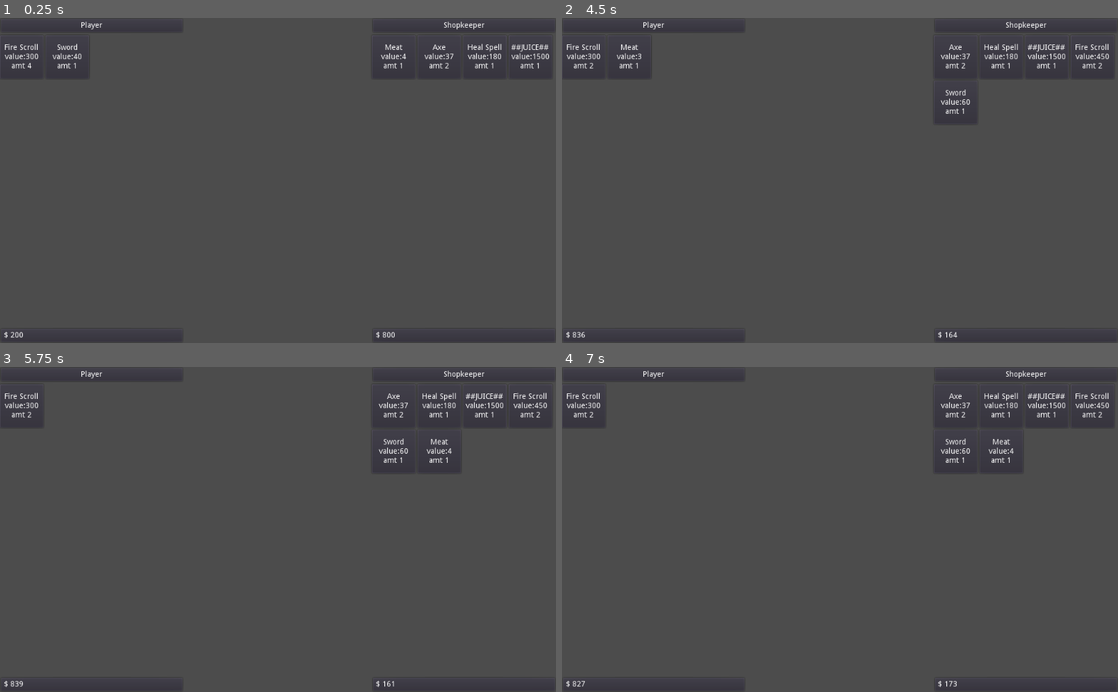
Above: before the commit, frames 1-4 (two rows, left to right).
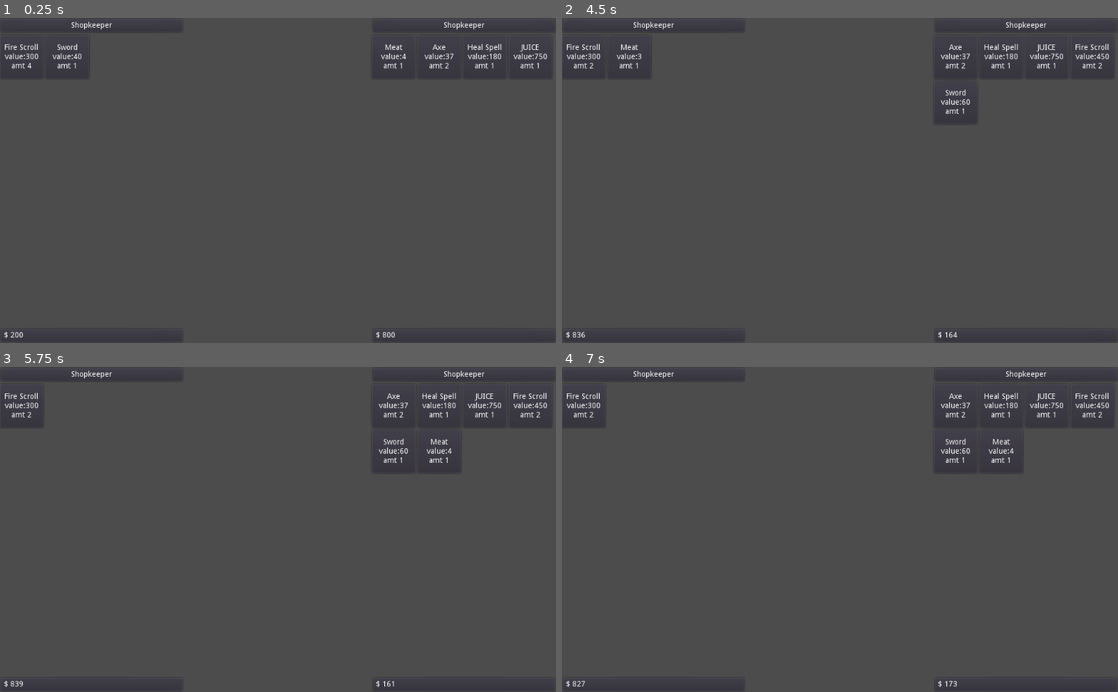
Above: after the commit, the same moments.

Repository: Dr-Dan/godot-fakeo-db
Game: Godot game, scene res://examples/Shopkeeper/ShopkeeperMainScene.tscn
Same seed, same stepped clock (60 frames per second), same inputs: the game is played once before the commit and once after it.
Inputs:
- Up to frame 1 (0.25 s): no input
- Up to frame 2 (4.5 s): click "Fire Scroll value:300 amt 4" at 0.5 s; click "Fire Scroll value:300 amt 3" at 1.25 s; click "Fire Scroll value:300 amt 2" at 2 s; click "Fire Scroll value:300 amt 2" at 2.75 s; click "Sword value:40 amt 1" at 3.5 s; click "Meat value:4 amt 1" at 4.25 s
- Up to frame 3 (5.75 s): click "Meat value:3 amt 1" at 5 s
- Up to frame 4 (7 s): click "Axe value:37 amt 2" at 5.75 s; click "Axe value:25 amt 1" at 6.5 s

The runs differ from the first frame. In frame 1, 0.2% of the frame differs, in the area x 12-99%, y 1-13%; in frame 2, 0.2%, in the area x 12-91%, y 1-13%; in frame 3, 0.2%; in frame 4, 0.2%.

Commit message:
Added take to lib and examples.

Diff:
--- /dev/null
+++ b/examples/Shopkeeper/GUI.gd
@@ -0,0 +1,46 @@
+extends MarginContainer
+
+signal item_pressed(side, item_type)
+
+const ButtonInvItem = preload("res://examples/Shopkeeper/ButtonInventoryItem.tscn")
+const gui_base = "HBoxContainer"
+
+const LEFT = 0
+const RIGHT = 1
+
+onready var r_panel = get_node(gui_base + "/ShopkeeperPanel")
+onready var l_panel = get_node(gui_base + "/PlayerPanel")
+
+#onready var panels = [l_panel, r_panel]
+onready var panels = {
+	LEFT:{panel=l_panel, name=""},
+	RIGHT:{panel=r_panel, name=""},
+	}
+
+func setup_panel(side, panel_name):
+	panels[side].name = panel_name
+
+func update_actor_inventory(inventory, side, cost_strategy):
+	var container = panels[side].panel
+	clear_inventory_gui(container)
+
+	for shp_item in inventory.to_list():
+		var btn = create_item_button(shp_item.type, cost_strategy.eval(shp_item.type), shp_item.amt, shp_item.descr)
+		btn.connect("button_down", self, "item_clicked", [side, shp_item.type])
+		container.get_node("Inventory").add_child(btn)
+
+func clear_inventory_gui(container):
+	for c in container.get_node("Inventory").get_children():
+		c.queue_free()
+
+func create_item_button(type, cost, amt, description):
+	var txt = "%s\nvalue:%d\namt %d" %\
+		[type, cost, amt]
+
+	var btn = ButtonInvItem.instance()
+	btn.get_node("Label").text = txt
+	btn.hint_tooltip = description
+	return btn
+
+func item_clicked(side, type):
+	emit_signal("item_pressed", side, type)
--- a/examples/Shopkeeper/GUI.tscn
+++ b/examples/Shopkeeper/GUI.tscn
@@ -2,42 +2,29 @@
 
 [ext_resource path="res://examples/Shopkeeper/InventoryPanel.tscn" type="PackedScene" id=1]
 
-[node name="GUI" type="Control"]
+[node name="GUI" type="MarginContainer"]
 anchor_right = 1.0
 anchor_bottom = 1.0
 rect_min_size = Vector2( 1024, 600 )
 size_flags_horizontal = 3
 size_flags_vertical = 3
 
-[node name="MarginContainer" type="MarginContainer" parent="."]
-anchor_right = 1.0
-anchor_bottom = 1.0
-rect_min_size = Vector2( 1024, 600 )
-size_flags_horizontal = 3
-size_flags_vertical = 3
-
-[node name="HBoxContainer" type="HBoxContainer" parent="MarginContainer"]
+[node name="HBoxContainer" type="HBoxContainer" parent="."]
 margin_right = 1024.0
 margin_bottom = 600.0
 size_flags_horizontal = 3
 size_flags_vertical = 3
 
-[node name="PlayerPanel" parent="MarginContainer/HBoxContainer" instance=ExtResource( 1 )]
+[node name="PlayerPanel" parent="HBoxContainer" instance=ExtResource( 1 )]
 editor/display_folded = true
 
-[node name="Label" parent="MarginContainer/HBoxContainer/PlayerPanel/Name" index="0"]
-text = "Player"
-
-[node name="Container" type="MarginContainer" parent="MarginContainer/HBoxContainer"]
+[node name="Container" type="MarginContainer" parent="HBoxContainer"]
 margin_left = 342.0
 margin_right = 680.0
 margin_bottom = 600.0
 size_flags_horizontal = 3
 size_flags_vertical = 3
 
-[node name="ShopkeeperPanel" parent="MarginContainer/HBoxContainer" instance=ExtResource( 1 )]
+[node name="ShopkeeperPanel" parent="HBoxContainer" instance=ExtResource( 1 )]
 margin_left = 684.0
 margin_right = 1024.0
-
-
-[editable path="MarginContainer/HBoxContainer/PlayerPanel"]
--- a/examples/Shopkeeper/ShopkeeperGame.gd
+++ b/examples/Shopkeeper/ShopkeeperGame.gd
@@ -16,13 +16,22 @@
 		self.cash = cash
 		self.inventory = inventory
 
+class InventoryItemDisplay:
+	var type: String
+	var amt: int
+	var display_cost: int
+
+	func _init(type, amt=1, display_cost=0):
+		self.type = type
+		self.amt = amt
+		self.display_cost = display_cost
 
 const MEAT = "Meat"
 const AXE = "Axe"
 const SWORD = "Sword"
 const SPELL_HEAL = "Heal Spell"
 const SCROLL_FIRE = "Fire Scroll"
-const THE_JUICE = "##JUICE##"
+const THE_JUICE = "JUICE"
 
 const PLAYER = "Player"
 const SHOPKEEPER = "Shopkeeper"
@@ -33,34 +42,42 @@
 	{type=SWORD, value=40, descr="A sword from some lost soldier."},
 	{type=SPELL_HEAL, value=120, descr="Refills a substantial amount of HP."},
 	{type=SCROLL_FIRE, value=300, descr="Deals a small amount of fire damage.\nDestroyed on use."},
-	{type=THE_JUICE, value=1000, descr="Nice."},
+	{type=THE_JUICE, value=500, descr="Nice."},
 ])
-
-
-onready var shopkeep_inventory = IterList.new([
-	InventoryItem.new(MEAT),
-	InventoryItem.new(AXE, 2),
-	InventoryItem.new(SPELL_HEAL, 1),
-	InventoryItem.new(THE_JUICE, 1),
-	])
 
 onready var actor_data = IterList.new([
 	$Player,
-	Actor.new(SHOPKEEPER, 800, shopkeep_inventory),
 	])
 
+# TODO: store in db
 export var shopkeeper_mult = 1.5
 
-
 func _ready():
+	create_shopkeeper()
 	update_gui()
 
+func create_shopkeeper():
+	var inventory = IterList.new([
+		InventoryItem.new(MEAT),
+		InventoryItem.new(AXE, 2),
+		InventoryItem.new(SPELL_HEAL, 1),
+		InventoryItem.new(THE_JUICE, 1),
+		])
+
+	var shopkeeper = WorldActor.new(SHOPKEEPER, 800)
+	add_child(shopkeeper)
+	shopkeeper.inventory = inventory
+	actor_data.items.append(shopkeeper)
+
+const gui_base = "GUI/HBoxContainer"
 func update_gui():
-	update_actor_gui(SHOPKEEPER, $GUI/MarginContainer/HBoxContainer/ShopkeeperPanel)
-	update_actor_gui(PLAYER, $GUI/MarginContainer/HBoxContainer/PlayerPanel)
+	var s_panel = get_node(gui_base +"/ShopkeeperPanel")
+	var p_panel = get_node(gui_base +"/PlayerPanel")
+	update_actor_gui(SHOPKEEPER, s_panel)
+	update_actor_gui(PLAYER, p_panel)
 
-	update_cash_display(SHOPKEEPER, $GUI/MarginContainer/HBoxContainer/ShopkeeperPanel)
-	update_cash_display(PLAYER, $GUI/MarginContainer/HBoxContainer/PlayerPanel)
+	update_cash_display(SHOPKEEPER, s_panel)
+	update_cash_display(PLAYER, p_panel)
 
 func update_actor_gui(name, container):
 	clear_inventory_gui(container)
--- a/examples/Shopkeeper/ShopkeeperMainScene.tscn
+++ b/examples/Shopkeeper/ShopkeeperMainScene.tscn
@@ -1,18 +1,24 @@
-[gd_scene load_steps=4 format=2]
+[gd_scene load_steps=5 format=2]
 
 [ext_resource path="res://examples/Shopkeeper/ShopkeeperGame.gd" type="Script" id=1]
-[ext_resource path="res://examples/Shopkeeper/GUI.tscn" type="PackedScene" id=2]
-[ext_resource path="res://examples/Shopkeeper/WorldActor.gd" type="Script" id=3]
+[ext_resource path="res://examples/Shopkeeper/WorldActor.gd" type="Script" id=2]
+[ext_resource path="res://examples/Shopkeeper/GUI.tscn" type="PackedScene" id=3]
+[ext_resource path="res://examples/Shopkeeper/GUI.gd" type="Script" id=4]
 
 [node name="Node2D" type="Node2D"]
 script = ExtResource( 1 )
 
-[node name="GUI" parent="." instance=ExtResource( 2 )]
-
 [node name="Player" type="Node2D" parent="."]
-script = ExtResource( 3 )
+script = ExtResource( 2 )
 _start_inv = {
 "Fire Scroll": 4,
 "Sword": 1
 }
 cash = 200
+
+[node name="GUI" parent="." instance=ExtResource( 3 )]
+margin_right = 1024.0
+margin_bottom = 600.0
+grow_horizontal = 2
+grow_vertical = 2
+script = ExtResource( 4 )
--- a/examples/Shopkeeper/WorldActor.gd
+++ b/examples/Shopkeeper/WorldActor.gd
@@ -1,10 +1,16 @@
 extends Node
+
+class_name WorldActor
 
 export var _start_inv = {}
 export var cash: int
 
 onready var inventory = IterList.new()
 
+func _init(name="", cash=0):
+	self.cash = cash
+	self.name = name
+
 func _ready() -> void:
 	for k in _start_inv.keys():
 		var inv = InventoryItem.new(k, _start_inv[k])
--- a/examples/itertest.gd
+++ b/examples/itertest.gd
@@ -39,6 +39,7 @@
 	{name="trish", age=49, addr_id=2},
 	{name="aslan", age=199, addr_id=1},
 	Human.new("dan", 30, 2),
+	Human.new("andy", 76, 2),
 	Human.new("ariel", 65, 3),
 	])
 
@@ -52,6 +53,8 @@
 
 	print_break()
 	print_lists(name_table, addr_table)
+	print_break()
+	take_test(name_table)
 	print_break()
 	count_names_test(name_table)
 	print_break()
@@ -80,8 +83,16 @@
 	var comp_dan = {name=GLF.eq("dan")}
 	print("dan's age is %d" % name_table.first(comp_dan).age)
 
+func name_starts_with_letter(name:String, letter:String):
+	return not name.empty() and name[0].to_lower() == letter
 
-# keep a query for later
+func take_test(name_table):
+	var cmp = GL.CmpFunctionWithArgs.new(funcref(self, "name_starts_with_letter"), "a")
+	var result = name_table.take({name=cmp}, 2).select(["name", "age"])
+	print("first two where name starts with 'a':")
+	print(result.to_list())
+
+# store query for later
 var age_comp = GLF.and_([GLF.gt(20), GLF.lt(100)])
 var age_comp_not = GLF.not_(age_comp)
 var fields = ["addr_id", "name", "age"]
@@ -104,7 +115,6 @@
 	print("not (age > 20 and age < 100) == age < 20 or age > 100")
 	print(result_not.to_list())
 
-
 func house_search_test(name_table, addr_table):
 	var house_search = addr_table.where({value=GLF.gt(20000)})
 	# get address ids from results
--- a/lib/Builders.gd
+++ b/lib/Builders.gd
@@ -27,6 +27,10 @@
 
 	func count(comps):
 		items.append(Count.new(comps))
+		return self
+
+	func take(comps, amt):
+		items.append(Take.new(comps, amt))
 		return self
 
 	func first(comps):
@@ -85,6 +89,26 @@
 						result += 1
 		return result
 
+class Take:
+	var comps = []
+	var amt = 0
+
+	func _init(comps, amt):
+		self.comps = comps
+		self.amt = amt
+
+	func eval(items):
+		var result = []
+		for item in items:
+			for key in comps:
+				if key in item:
+					if comps[key].eval(item[key]):
+						result.append(item)
+						if result.size() >= amt:
+							return IterList.new(result)
+
+		return IterList.new(result)
+
 class First:
 	var comps = []
 
--- a/lib/Comparers.gd
+++ b/lib/Comparers.gd
@@ -167,9 +167,9 @@
 	extends Comparer
 	var func_ref
 	var args
-	func _init(func_ref: FuncRef, args=null):
+	func _init(func_ref: FuncRef, args):
 		self.func_ref = func_ref
 		self.args = args
 
 	func eval(item):
-		return func_ref.call_func(args, item)
+		return func_ref.call_func(item, args)
--- a/lib/Factory.gd
+++ b/lib/Factory.gd
@@ -1,5 +1,14 @@
 extends Resource
 class_name Factory
+
+static func gt(item):
+	return Comparers.GT.new(item)
+
+static func lt(item):
+	return Comparers.LT.new(item)
+
+static func eq(item):
+	return Comparers.Eq.new(item)
 
 static func and_(items: Array):
 	return Comparers.And.new(items)
@@ -13,29 +22,20 @@
 static func in_(item):
 	return Comparers.In.new(item)
 
-static func lt(item):
-	return Comparers.LT.new(item)
-
-static func gt(item):
-	return Comparers.GT.new(item)
-
-static func eq(item):
-	return Comparers.Eq.new(item)
-
 static func op(item:String, arg):
 	match item:
 		"<":
 			return lt(arg)
 		">":
 			return gt(arg)
+		"=":
+			return eq(arg)
 		"&", "and":
 			return and_(arg)
-		"=":
-			return eq(arg)
+		"or", "|":
+			return or_(arg)
 		"not", "!":
 			return not_(arg)
-		"or", "|":
-			return or_(arg)
 		"in":
 			return in_(arg)
 	return null
--- a/lib/IterList.gd
+++ b/lib/IterList.gd
@@ -108,6 +108,18 @@
 					return item
 	return null
 
+func take(cmps, amt):
+	var result = []
+	for item in items:
+		for key in cmps:
+			if key in item:
+				if cmps[key].eval(item[key]):
+					result.append(item)
+					if result.size() >= amt:
+						return get_script().new(result)
+
+	return get_script().new(result)
+
 func to_list(deep=false):
 	return items.duplicate(deep)
 
--- a/project.godot
+++ b/project.godot
@@ -33,13 +33,19 @@
 "class": "IterList",
 "language": "GDScript",
 "path": "res://lib/IterList.gd"
+}, {
+"base": "Node",
+"class": "WorldActor",
+"language": "GDScript",
+"path": "res://examples/Shopkeeper/WorldActor.gd"
 } ]
 _global_script_class_icons={
 "Builders": "",
 "Comparers": "",
 "Factory": "",
 "InventoryItem": "",
-"IterList": ""
+"IterList": "",
+"WorldActor": ""
 }
 
 [application]
Not shown, changed: notes.txt
